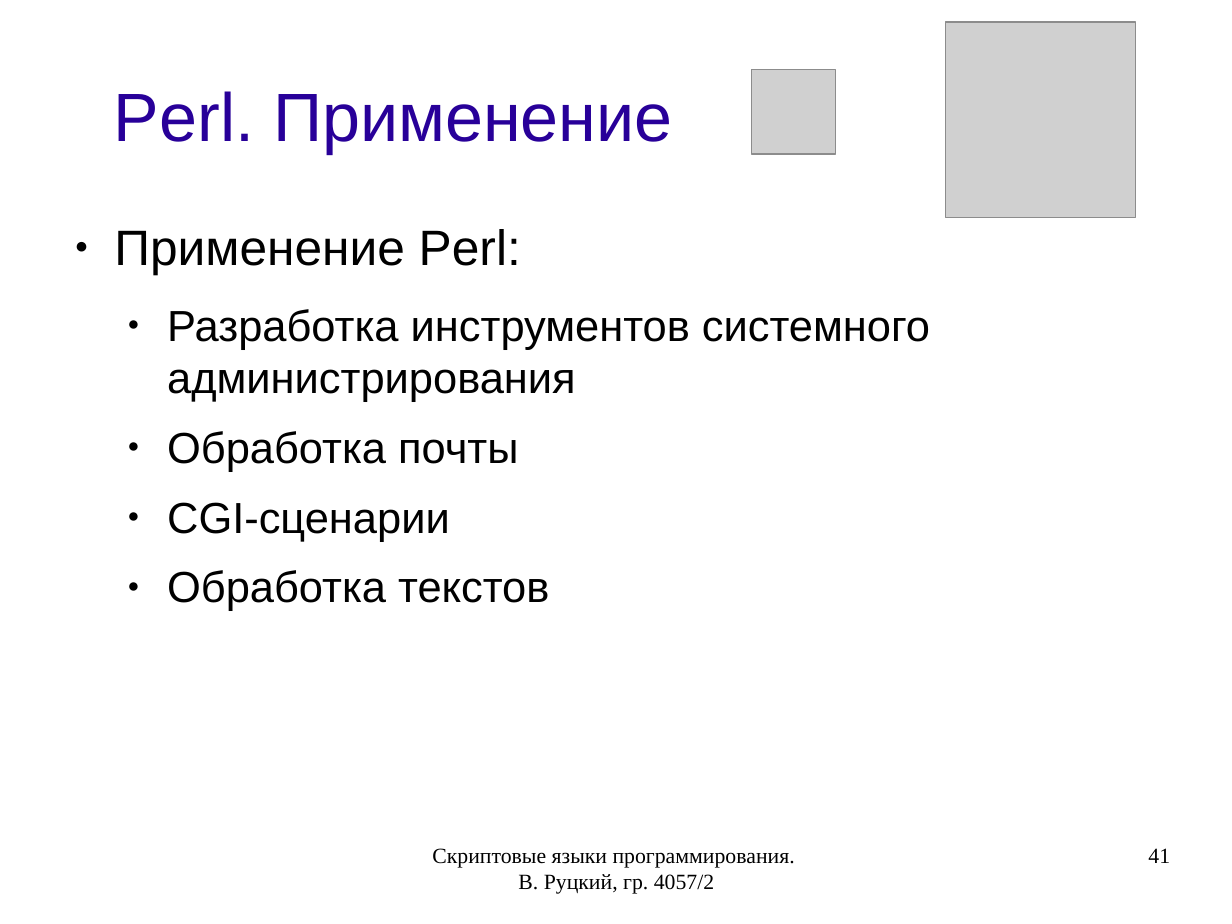
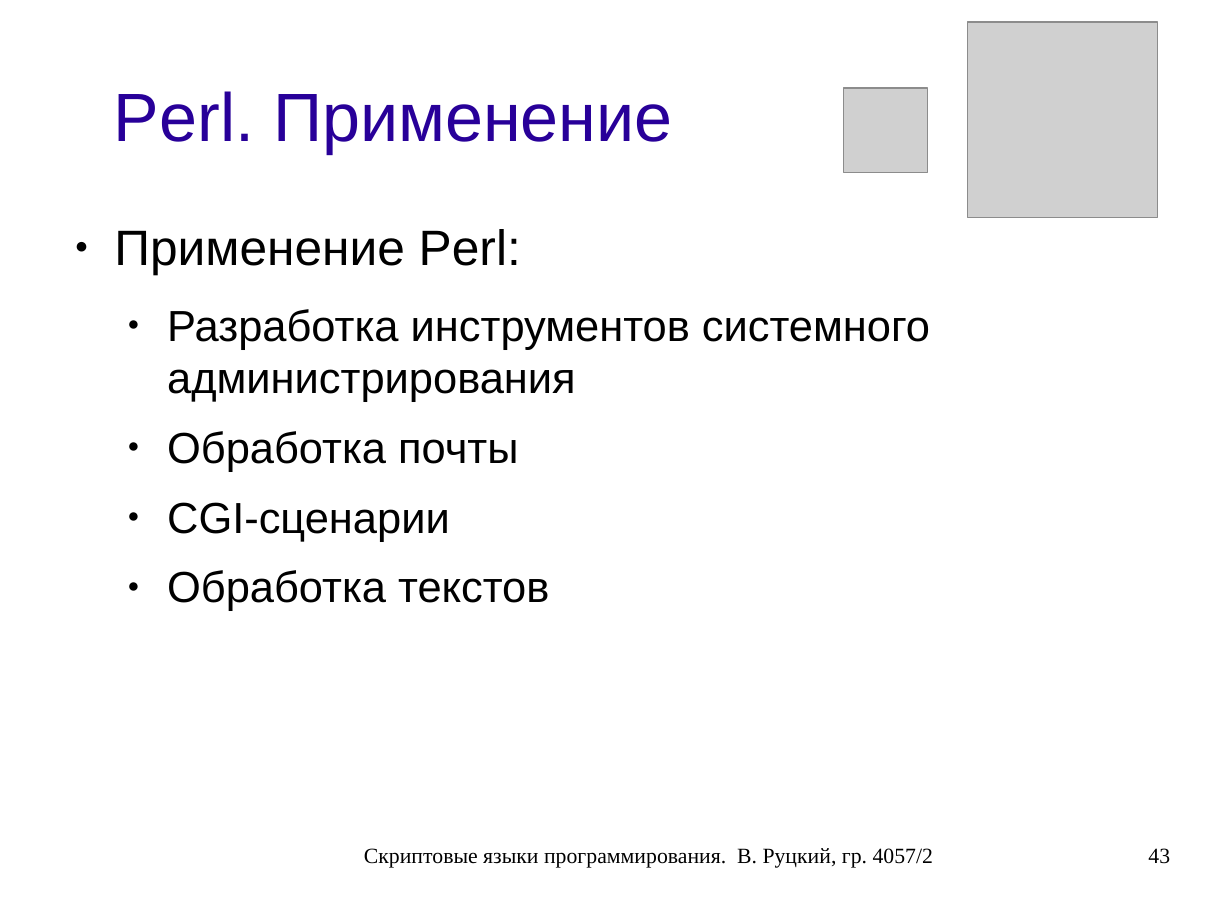
Before and after one commit to rutsky/semester07, a slide deck: slide 43 of Operation_systems/scripting_languages/40572_Rutsky_Scripting_languages.odp (slide 41 before the commit). Drawn at 1232x924 pixels with LibreOffice and Linux fonts; fonts in the diff are those of the drawing; grey boxes stand for pictures. Boxes give left, top, right and bottom in pixels: in the first picture for what was removed or moved away, otherwise in the second. Text is boxed around its words. In the diff, an @@ line names an element or a change of style, - is before the commit and + after.

```diff
--- a/Operation_systems/scripting_languages/40572_Rutsky_Scripting_languages.odp
+++ b/Operation_systems/scripting_languages/40572_Rutsky_Scripting_languages.odp
@@ picture moved from (x1=946, y1=22, x2=1135, y2=218) to (x1=968, y1=22, x2=1157, y2=218) @@
@@ picture moved from (x1=752, y1=70, x2=836, y2=154) to (x1=844, y1=88, x2=928, y2=172) @@
@@ text "Скриптовые языки программирования. В. Руцкий, ..." rewrapped from (x1=432, y1=848, x2=795, y2=894) to (x1=364, y1=848, x2=933, y2=868) @@
@@ page number removed at (x1=1148, y1=848, x2=1170, y2=863) @@
-41
@@ page number added at (x1=1148, y1=848, x2=1170, y2=864), 14 pt, text #000000 @@
+43
```
Also in this commit, not shown: 54 other slides changed, 7 slides added.
